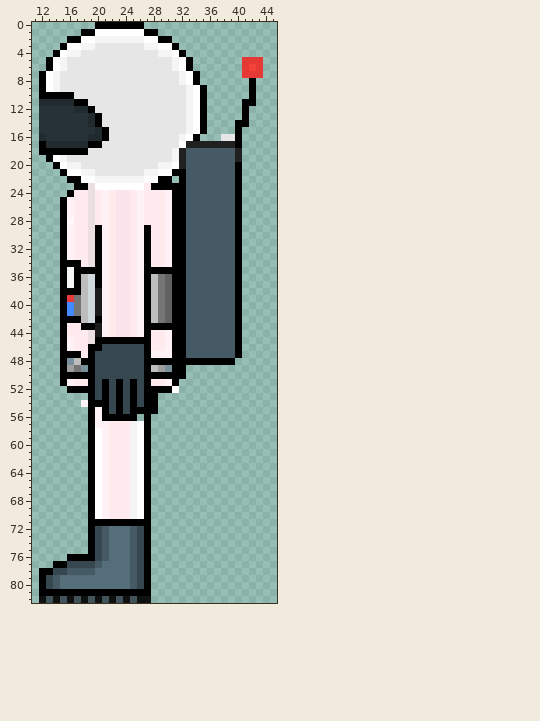
Sprite sheet, stored at Assets/left.png. The picture above was drawn from the file before the commit.
The file is 47x83 pixels. Colours within 5 levels of each other are drawn and written as one. Shown: x 11..45, y 0..82.
The same view after the edit:
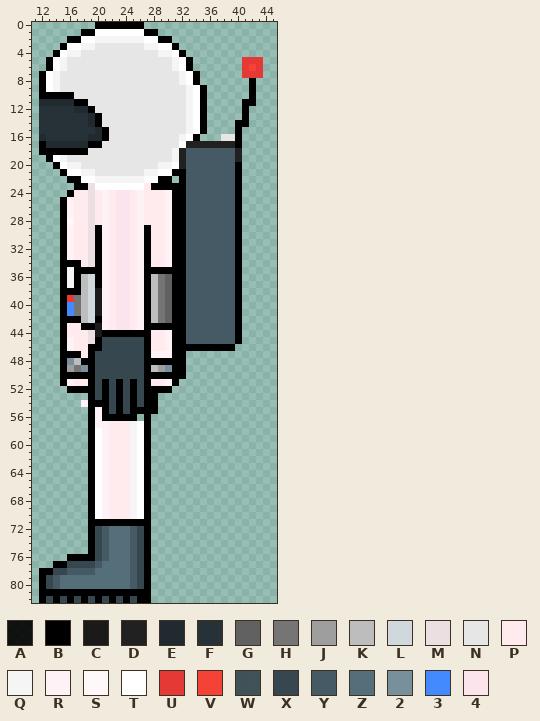
Palette (. is transparent): A #000000e6  B #000000  C #1a1a1a  D #212121  E #212a2f  F #263238  G #616161  H #757575  J #9e9e9e  K #bdbdbd  L #cfd8dc  M #ecdfe1  N #e6e6e6  P #ffebee  Q #f5f5f5  R #fef2f6  S #fff8f9  T #ffffff  U #e53935  V #f44336  W #37474fe5  X #37474f  Y #455a64  Z #546e7a  2 #78909c  3 #448aff  4 #fce4ec
The exact change:
{"y":44,"x":21,"old":"RP44PR","new":"BBBBBB"}
{"y":45,"x":21,"old":"BBBBBB","new":"XXXXXX"}
{"y":46,"x":33,"old":"YYYYYYYB","new":"BBBBBBB."}
{"y":47,"x":33,"old":"YYYYYYYB","new":"........"}
{"y":48,"x":33,"old":"BBBBBBB","new":"......."}
{"y":52,"x":31,"old":"T","new":"."}
{"y":82,"x":12,"old":"AWAWAWAWAWAWAWAA","new":"BXBXBXBXBXBXBXBB"}
{"label":"changed","picture_box":[102,330,144,344]}
{"label":"changed","picture_box":[172,344,242,393]}
{"label":"changed","picture_box":[39,596,151,603]}
